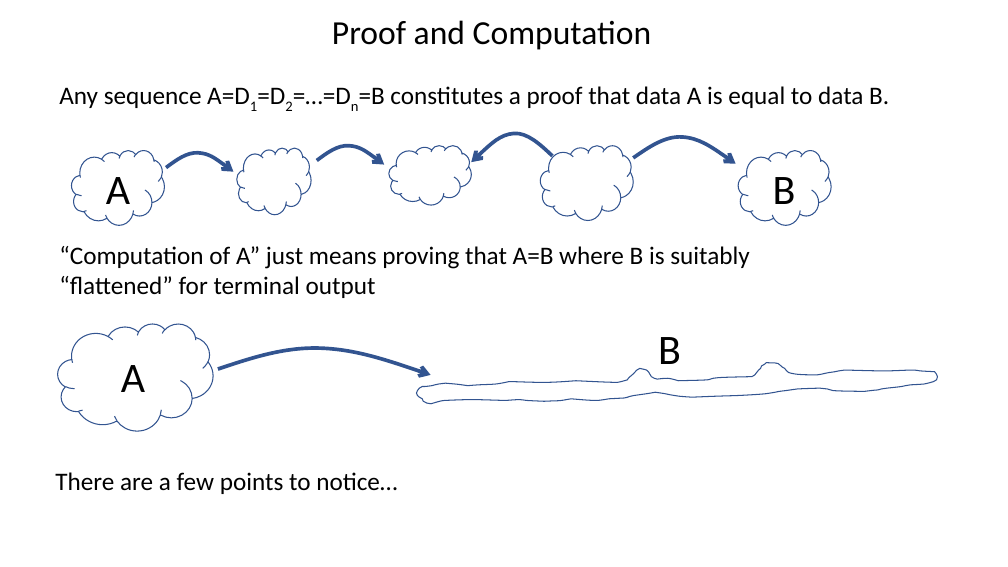
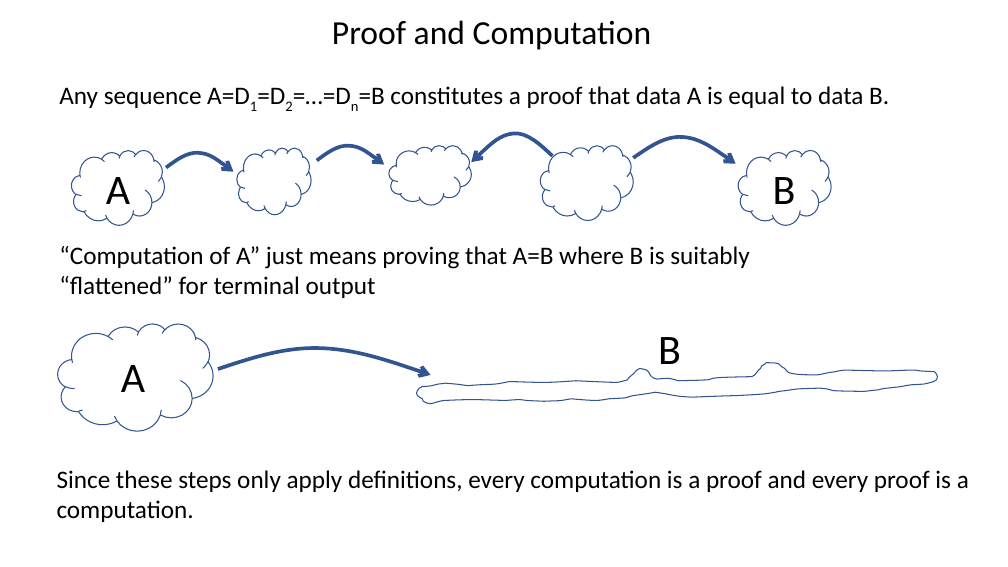
Before and after one commit to Saul-Youssef/coda, a slide deck: slide 14 of doc/talk/coda.pptx (slide 9 before the commit). Drawn at 1008x567 pixels with LibreOffice and Linux fonts; fonts in the diff are those of the drawing. Boxes give left, top, right and bottom in pixels: in the first picture for what was removed or moved away, otherwise in the second. Text is boxed around its words. In the diff, an @@ line names an element or a change of style, - is before the commit and + after.

```diff
--- a/doc/talk/coda.pptx
+++ b/doc/talk/coda.pptx
@@ text at (57,470,969,522): text changed @@
-There are a few points to notice…
+Since these steps only apply definitions, every computation is a proof and every proof is a computation.
```
Also in this commit, not shown: 4 other slides changed, 8 slides added, 5 slides removed, 4 other files.
